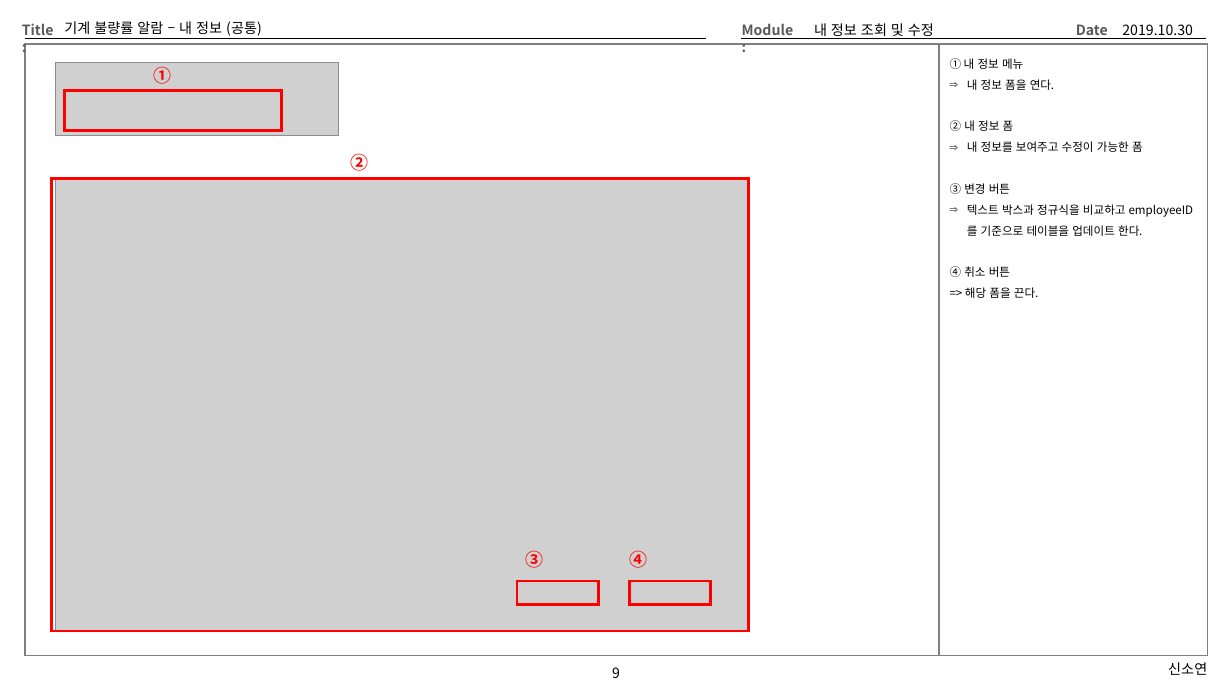
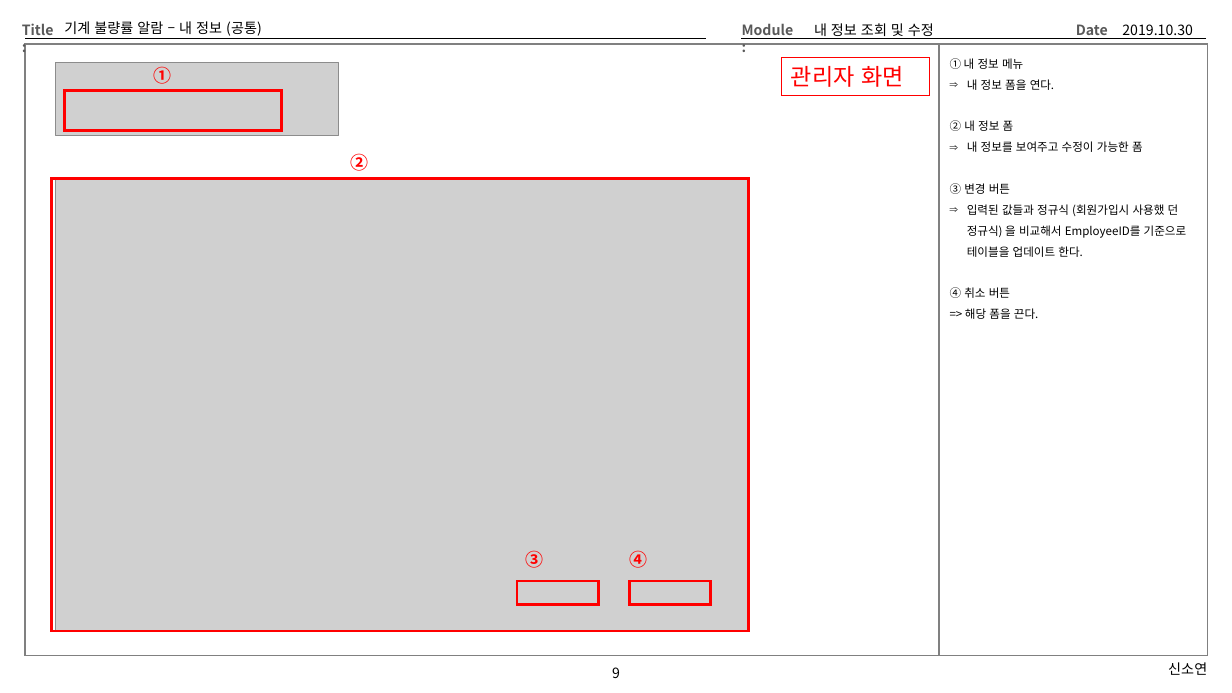
Before and after one commit to Cliedy-s/AIclass, a slide deck: slide 9 of project/03_화면설계/화면설계.pptx. Drawn at 1232x693 pixels with LibreOffice and Linux fonts; fonts in the diff are those of the drawing; grey boxes stand for pictures. Boxes give left, top, right and bottom in pixels: in the first picture for what was removed or moved away, otherwise in the second. Text is boxed around its words. In the diff, an @@ line names an element or a change of style, - is before the commit and + after.

```diff
--- a/project/03_화면설계/화면설계.pptx
+++ b/project/03_화면설계/화면설계.pptx
@@ rectangle added at <box>782,58,930,95</box>, fill #FFFFFF, outline #FF0000 0.75 pt, 18 pt, text #FF0000 @@
+관리자 화면
@@ text at <box>967,204,1187,257</box>: text changed @@
-⇒ 텍스트 박스과 정규식을 비교하고 employeeID를 기준으로 테이블을 업데이트 한다.
+⇒ 입력된 값들과 정규식 (회원가입시 사용했 던 정규식) 을 비교해서 EmployeeID를 기준으로 테이블을 업데이트 한다.
```
Also in this commit, not shown: 10 other slides changed, 1 slide added, 45 other files.
